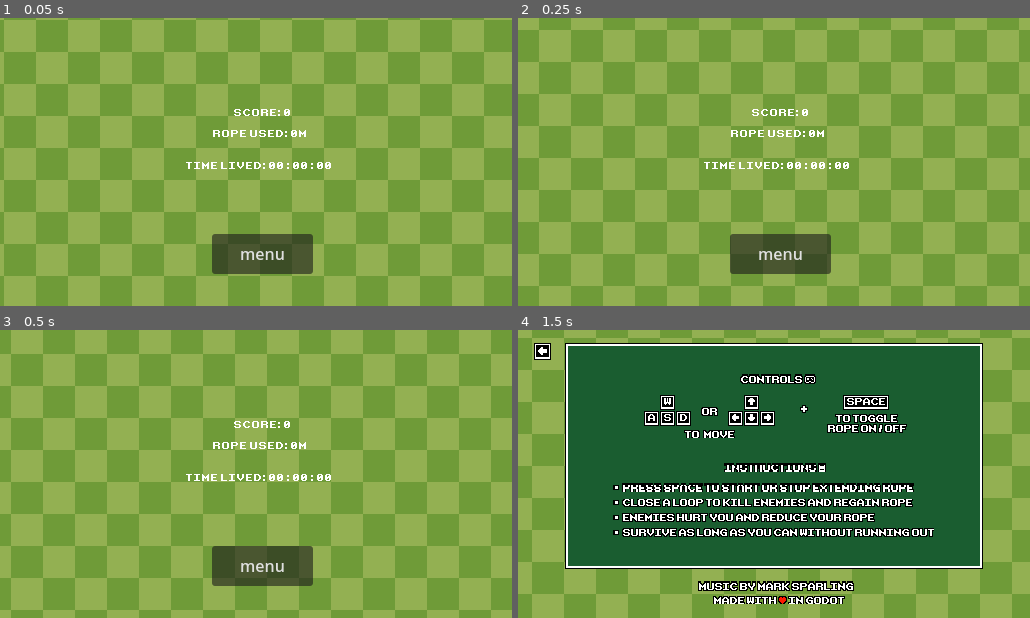
Above: before the commit, frames 1-4 (two rows, left to right).
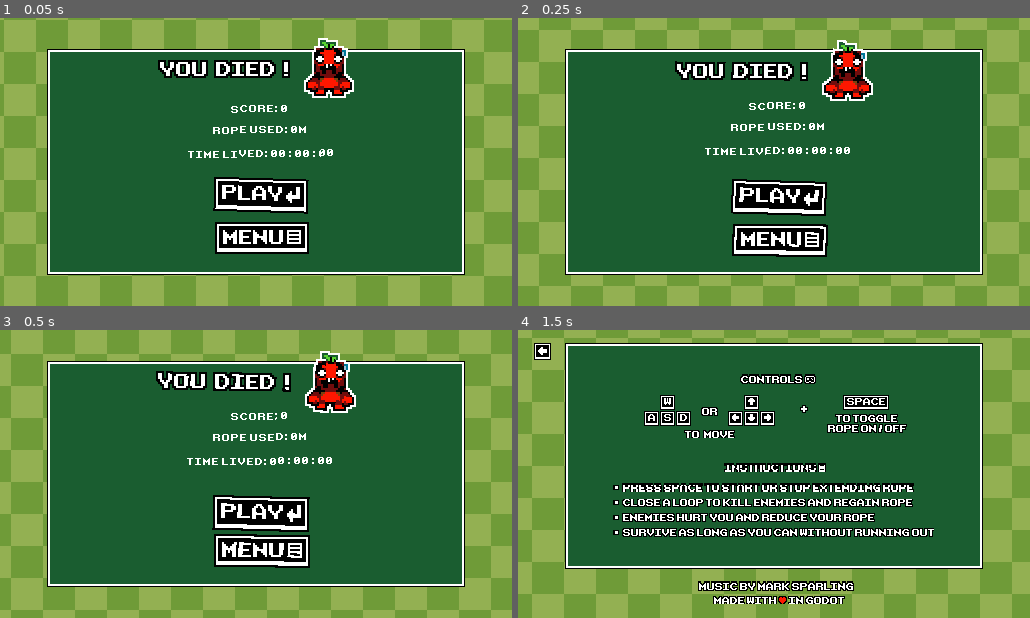
Above: after the commit, the same moments.

Repository: elementary-luke/GMTK2025
Game: Godot game, scene res://scenes/end_screen.tscn
Two runs of this game, one before a commit and one after it. Both use one fixed random seed, a clock stepped at 60 frames per second and the inputs below. This scene is started directly instead of the project's main scene.
Inputs (mouse positions are in pixels of both pictures, inside the frame that each line leads up to; where the layout moved, square brackets give the same spot in the first picture):
- Up to frame 1 (0.05 s): no input
- Up to frame 2 (0.25 s): no input
- Up to frame 3 (0.5 s): no input
- Up to frame 4 (1.5 s): click (779, 551) [779, 566] at 0.5 s; click (789, 554) at 1.25 s

The runs differ from the first frame. In frame 1, 64% of the frame differs, in the area x 9-91%, y 6-90%; in frame 2, 64%; in frame 3, 64%, in the area x 9-91%, y 7-90%; in frame 4, nothing differs.

Commit message:
bing bong

Diff:
--- a/scenes/end_screen.tscn
+++ b/scenes/end_screen.tscn
@@ -1,8 +1,12 @@
-[gd_scene load_steps=7 format=3 uid="uid://c0nt6gtupcods"]
+[gd_scene load_steps=11 format=3 uid="uid://c0nt6gtupcods"]
 
 [ext_resource type="Script" uid="uid://d2imit610bjrb" path="res://scripts/end_screen.gd" id="1_6e1uj"]
 [ext_resource type="Texture2D" uid="uid://bv5dhsaui7r0u" path="res://sprites/UI/parallax_bg.png" id="2_plosh"]
+[ext_resource type="Texture2D" uid="uid://dkfi4rpqtrpuh" path="res://sprites/UI/control_bg_panel.png" id="3_g44xs"]
 [ext_resource type="FontFile" uid="uid://cyrm1nyigmmk0" path="res://fonts/FONT.ttf" id="3_jc7ji"]
+[ext_resource type="Texture2D" uid="uid://bq28c83v74yiy" path="res://sprites/UI/menu_button.png" id="4_vj8vg"]
+[ext_resource type="Texture2D" uid="uid://b2yojn1mjyw75" path="res://sprites/UI/play_button.png" id="5_vj8vg"]
+[ext_resource type="Texture2D" uid="uid://cgifymdwjabqx" path="res://sprites/UI/you_died.png" id="7_plosh"]
 
 [sub_resource type="Animation" id="Animation_g3eks"]
 length = 0.001
@@ -117,15 +121,8 @@
 [node name="EndScreen" type="Node2D"]
 script = ExtResource("1_6e1uj")
 
-[node name="Button" type="Button" parent="."]
-offset_left = 212.0
-offset_top = 216.0
-offset_right = 313.0
-offset_bottom = 256.0
-text = "menu"
-
 [node name="ParallaxBG" type="Node2D" parent="."]
-z_index = -1
+z_index = -2
 scale = Vector2(2, 2)
 
 [node name="Node2D" type="Sprite2D" parent="ParallaxBG"]
@@ -150,10 +147,40 @@
 }
 autoplay = "background_scroll"
 
-[node name="Score" type="RichTextLabel" parent="."]
-offset_left = 171.0
+[node name="Sprite2D" type="Sprite2D" parent="."]
+z_index = -1
+position = Vector2(256, 144)
+texture = ExtResource("3_g44xs")
+
+[node name="MenuButtonHolder" type="Node2D" parent="."]
+position = Vector2(261, 217)
+scale = Vector2(2, 2)
+
+[node name="MenuButton" type="TextureButton" parent="MenuButtonHolder"]
+offset_left = -23.5
+offset_top = -7.0
+offset_right = 23.5
+offset_bottom = 9.0
+texture_normal = ExtResource("4_vj8vg")
+metadata/_edit_use_anchors_ = true
+
+[node name="PlayButtonHolder" type="Node2D" parent="."]
+position = Vector2(260, 176)
+scale = Vector2(2, 2)
+
+[node name="PlayButton" type="TextureButton" parent="PlayButtonHolder"]
+offset_left = -23.0
+offset_top = -8.0
+offset_right = 24.0
+offset_bottom = 9.0
+texture_normal = ExtResource("5_vj8vg")
+
+[node name="StatsText" type="Node2D" parent="."]
+
+[node name="Score" type="RichTextLabel" parent="StatsText"]
+offset_left = 167.0
 offset_top = 83.0
-offset_right = 356.0
+offset_right = 352.0
 offset_bottom = 106.0
 theme_override_fonts/normal_font = ExtResource("3_jc7ji")
 theme_override_font_sizes/normal_font_size = 8
@@ -161,10 +188,10 @@
 horizontal_alignment = 1
 vertical_alignment = 1
 
-[node name="RopeUsed" type="RichTextLabel" parent="."]
-offset_left = 162.0
+[node name="RopeUsed" type="RichTextLabel" parent="StatsText"]
+offset_left = 161.0
 offset_top = 105.0
-offset_right = 359.0
+offset_right = 358.0
 offset_bottom = 126.0
 theme_override_fonts/normal_font = ExtResource("3_jc7ji")
 theme_override_font_sizes/normal_font_size = 8
@@ -172,15 +199,21 @@
 horizontal_alignment = 1
 vertical_alignment = 1
 
-[node name="TimeAlive" type="RichTextLabel" parent="."]
+[node name="TimeAlive" type="RichTextLabel" parent="StatsText"]
 offset_left = 147.0
-offset_top = 135.0
+offset_top = 127.0
 offset_right = 372.0
-offset_bottom = 160.0
+offset_bottom = 152.0
 theme_override_fonts/normal_font = ExtResource("3_jc7ji")
 theme_override_font_sizes/normal_font_size = 8
 text = "100m"
 horizontal_alignment = 1
 vertical_alignment = 1
 
-[connection signal="button_down" from="Button" to="." method="_on_button_button_down"]
+[node name="YouDied" type="Sprite2D" parent="."]
+position = Vector2(256, 49)
+scale = Vector2(2, 2)
+texture = ExtResource("7_plosh")
+
+[connection signal="button_down" from="MenuButtonHolder/MenuButton" to="." method="_on_button_button_down"]
+[connection signal="button_down" from="PlayButtonHolder/PlayButton" to="." method="_on_play_button_button_down"]
--- a/scripts/end_screen.gd
+++ b/scripts/end_screen.gd
@@ -1,8 +1,10 @@
 extends Node2D
 
+var t = 0.0
 var mag = 0.15
 var f = 1.0
-var scale_mag = 0.05
+var scale_mag = 0.05 # Max scale change from original
+const p = 10
 
 func _ready() -> void:
 	var remaining = int(Global.time_lived)
@@ -11,12 +13,32 @@
 	var minutes = remaining / 60
 	remaining = remaining % 60
 	var seconds =  remaining
-	$Score.text = "SCORE: %s" % int(Global.score)
-	$RopeUsed.text = "ROPE USED: %s" % int(Global.rope_used) + "M"
-	$TimeAlive.text = "TIME LIVED: " + "%02d : %02d : %02d" % [hours, minutes, seconds]
+	$StatsText/Score.text = "SCORE: %s" % int(Global.score)
+	$StatsText/RopeUsed.text = "ROPE USED: %s" % int(Global.rope_used) + "M"
+	$StatsText/TimeAlive.text = "TIME LIVED: " + "%02d : %02d : %02d" % [hours, minutes, seconds]
 
 func _process(delta: float) -> void:
-	pass
+	var scale_factor = 1.0 + scale_mag * sin(f * t)
+
+	t += delta
+
+	$PlayButtonHolder.rotation = mag / 5 * cos(f * t)
+	$PlayButtonHolder.position.y += 2 * mag * sin(5 * f * t)
+	$PlayButtonHolder.scale = Vector2.ONE * (scale_factor * 2)
+
+	$MenuButtonHolder.rotation = mag / 5 * sin(f * t)
+	$MenuButtonHolder.position.y += 2 * mag * cos(5 * f * t)
+	$MenuButtonHolder.scale = Vector2.ONE * (scale_factor * 2)
+
+	$YouDied.rotation = mag / 5 * sin(f * t)
+	$YouDied.position.y += 2 * mag * cos(5 * f * t)
+	$YouDied.scale = Vector2.ONE * (scale_factor * 2)
+
+	$StatsText.position.y += 2 * mag * sin(5 * f * t + p)
+	$StatsText.rotation = mag / 10 * cos(f * t + p)
 
 func _on_button_button_down() -> void:
 	get_tree().change_scene_to_file("res://scenes/menu.tscn")
+
+func _on_play_button_button_down() -> void:
+	get_tree().change_scene_to_file("res://scenes/main.tscn")
--- a/scripts/music_manager.gd
+++ b/scripts/music_manager.gd
@@ -7,6 +7,6 @@
 	music_player.stream = preload("res://sounds/music/music.mp3")
 	music_player.volume_db = -6  # Set your desired volume
 	#music_player.loop = true
-	#music_player.autoplay = true
+	music_player.autoplay = true
 	add_child(music_player)
-	#music_player.play()
+	music_player.play()
Not shown, added: sprites/SpawnAnimations/blue_mouse_spawn.png.import
Not shown, added: sprites/SpawnAnimations/brown_mouse_spawn.png.import
Not shown, added: sprites/SpawnAnimations/carrotblaster_spawn.png.import
Not shown, added: sprites/SpawnAnimations/grey_mouse_spawn.png.import
Not shown, added: sprites/SpawnAnimations/mushroomblaster_spawn.png.import
Not shown, added: sprites/SpawnAnimations/peashooter_spawn.png.import
Not shown, added: sprites/SpawnAnimations/player_spawn.png.import
Not shown, added: sprites/SpawnAnimations/spinshooter_spawn.png.import
Binary file added: sprites/UI/menu_button.png
Not shown, added: sprites/UI/menu_button.png.import
Binary file added: sprites/UI/menu_button_pressed.png
Not shown, added: sprites/UI/menu_button_pressed.png.import
(and 2 more such lines)
